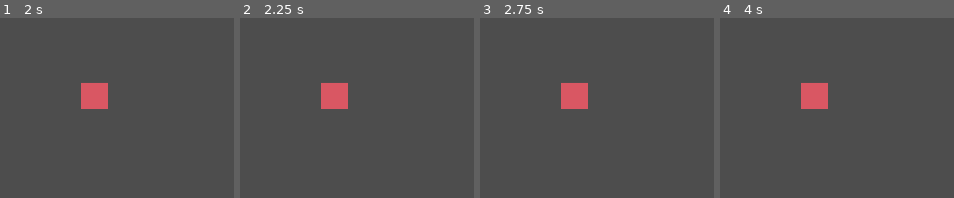
Above: before the commit, frames 1-4 (left to right).
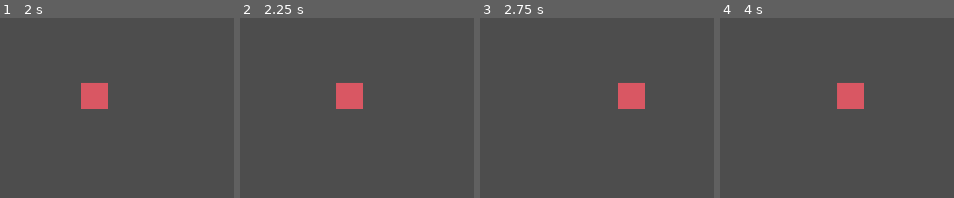
Above: after the commit, the same moments.

Repository: jake6724/swap_coop
Game: Godot game, scene res://scenes/Main.tscn
The game is run twice, just before and just after one commit, with the same random seed, the same clock (stepped at 60 frames per second) and the same inputs.
Inputs (mouse positions are in pixels of both pictures, inside the frame that each line leads up to):
- Up to frame 1 (2 s): click (91, 180) at 0.52 s; type "12" at 0.6 s; click "Host" at 1.25 s
- Up to frame 2 (2.25 s): tap Enter at 2 s; hold D (move_right, bound only after the commit) from 2.03 s (still down)
- Up to frame 3 (2.75 s): keep holding D (move_right, bound only after the commit)
- Up to frame 4 (4 s): release D (move_right, bound only after the commit) at 2.78 s; hold A (move_left, bound only after the commit) 2.78-3.53 s; hold D (move_right, bound only after the commit) from 3.53 s (still down)

Frame 1 is identical in both runs. In frame 2, 1.9% of the frame differs, in the area x 34-53%, y 36-51%; in frame 3, 3.3%, in the area x 34-71%, y 36-51%; in frame 4, 3.3%.

Commit message:
add initial multiplayer support

Diff:
--- a/project.godot
+++ b/project.godot
@@ -25,3 +25,26 @@
 window/size/viewport_width=1920
 window/size/viewport_height=1080
 window/stretch/mode="viewport"
+
+[input]
+
+move_left={
+"deadzone": 0.2,
+"events": [Object(InputEventKey,"resource_local_to_scene":false,"resource_name":"","device":-1,"window_id":0,"alt_pressed":false,"shift_pressed":false,"ctrl_pressed":false,"meta_pressed":false,"pressed":false,"keycode":0,"physical_keycode":65,"key_label":0,"unicode":97,"location":0,"echo":false,"script":null)
+]
+}
+move_right={
+"deadzone": 0.2,
+"events": [Object(InputEventKey,"resource_local_to_scene":false,"resource_name":"","device":-1,"window_id":0,"alt_pressed":false,"shift_pressed":false,"ctrl_pressed":false,"meta_pressed":false,"pressed":false,"keycode":0,"physical_keycode":68,"key_label":0,"unicode":100,"location":0,"echo":false,"script":null)
+]
+}
+move_up={
+"deadzone": 0.2,
+"events": [Object(InputEventKey,"resource_local_to_scene":false,"resource_name":"","device":-1,"window_id":0,"alt_pressed":false,"shift_pressed":false,"ctrl_pressed":false,"meta_pressed":false,"pressed":false,"keycode":0,"physical_keycode":87,"key_label":0,"unicode":119,"location":0,"echo":false,"script":null)
+]
+}
+move_down={
+"deadzone": 0.2,
+"events": [Object(InputEventKey,"resource_local_to_scene":false,"resource_name":"","device":-1,"window_id":0,"alt_pressed":false,"shift_pressed":false,"ctrl_pressed":false,"meta_pressed":false,"pressed":false,"keycode":0,"physical_keycode":83,"key_label":0,"unicode":115,"location":0,"echo":false,"script":null)
+]
+}
--- a/scenes/Fighter.tscn
+++ b/scenes/Fighter.tscn
@@ -1,7 +1,18 @@
-[gd_scene load_steps=4 format=3 uid="uid://b8idrlblbxcxq"]
+[gd_scene load_steps=7 format=3 uid="uid://b8idrlblbxcxq"]
 
 [ext_resource type="Texture2D" uid="uid://2lbn3fpxs7h0" path="res://assets/fighter_temp.png" id="1_5kbbp"]
-[ext_resource type="Script" path="res://scripts/fighter.gd" id="2_qf0i6"]
+[ext_resource type="Script" uid="uid://f35i11w8l8ck" path="res://scripts/fighter.gd" id="2_qf0i6"]
+[ext_resource type="Script" uid="uid://4dcajp53mign" path="res://scripts/multiplayer_input.gd" id="2_un5nr"]
+
+[sub_resource type="SceneReplicationConfig" id="SceneReplicationConfig_un5nr"]
+properties/0/path = NodePath(".:fighter_id")
+properties/0/spawn = true
+properties/0/replication_mode = 1
+
+[sub_resource type="SceneReplicationConfig" id="SceneReplicationConfig_stky8"]
+properties/0/path = NodePath("InputSynchronizer:input_direction")
+properties/0/spawn = true
+properties/0/replication_mode = 1
 
 [sub_resource type="CapsuleShape2D" id="CapsuleShape2D_qf0i6"]
 radius = 32.0
@@ -10,6 +21,13 @@
 [node name="Fighter" type="CharacterBody2D"]
 script = ExtResource("2_qf0i6")
 
+[node name="FighterSynchronizer" type="MultiplayerSynchronizer" parent="."]
+replication_config = SubResource("SceneReplicationConfig_un5nr")
+
+[node name="InputSynchronizer" type="MultiplayerSynchronizer" parent="."]
+replication_config = SubResource("SceneReplicationConfig_stky8")
+script = ExtResource("2_un5nr")
+
 [node name="Sprite2D" type="Sprite2D" parent="."]
 texture = ExtResource("1_5kbbp")
 
--- a/scripts/fighter.gd
+++ b/scripts/fighter.gd
@@ -1,2 +1,28 @@
 class_name Fighter
 extends CharacterBody2D
+
+@export var fighter_id: int # MUST be set by the multiplayer manager (order of this might need to change)
+
+@onready var input_sychronizer: MultiplayerSynchronizer = $InputSynchronizer
+
+var direction: float
+var speed: float = 200
+
+func _ready():
+	input_sychronizer.set_multiplayer_authority(fighter_id)
+
+func apply_movement_from_input(delta):
+	direction = input_sychronizer.input_direction
+	print(direction)
+	if direction > 0.0:
+		velocity.x = speed
+	elif direction < 0.0:
+		velocity.x = -speed
+	else:
+		velocity.x = move_toward(velocity.x, 0, speed)
+
+	move_and_slide()
+
+func _physics_process(delta):
+	if multiplayer.is_server():
+		apply_movement_from_input(delta)
--- /dev/null
+++ b/scripts/multiplayer_input.gd
@@ -0,0 +1,17 @@
+extends MultiplayerSynchronizer
+
+var input_direction: float
+
+func _ready():
+	# Only collect input on the client that has authority (don't let host collect for client)
+	if get_multiplayer_authority() != multiplayer.get_unique_id():
+		set_process(false)
+		set_process(false)
+
+	input_direction = Input.get_axis("move_left", "move_right")
+
+func _physics_process(delta):
+	input_direction = Input.get_axis("move_left", "move_right")
+
+func _process(delta):
+	pass
--- a/scripts/multiplayer_manager.gd
+++ b/scripts/multiplayer_manager.gd
@@ -15,7 +15,13 @@
 	server_peer.create_server(server_port)
 	multiplayer.multiplayer_peer = server_peer
 	Logger.log("Host server created")
-	spawn_player()
+	# spawn_player()
+
+	# Signals
+	multiplayer.peer_connected.connect(spawn_player)
+
+	spawn_player(1)
+
 	return 0
 
 func join_as_player_2() -> int:
@@ -23,15 +29,16 @@
 	client_peer.create_client(server_ip, server_port)
 	multiplayer.multiplayer_peer = client_peer # IMPORTANT
 	Logger.log("Joined as player 2 client")
-	spawn_player()
+	# spawn_player()
 	return 0
 
-func spawn_player():
+func spawn_player(id: int):
 	var new_fighter = fighter_scene.instantiate()
+	new_fighter.fighter_id = id
+	new_fighter.name = str(id)
 	fighter_parent.add_child(new_fighter)
 	Logger.log("New fighter spwaned")
 
 
-
 func set_server_ip(new_ip):
 	server_ip = new_ip
Binary file added: assets/hidden_iron_3x3_minimal.png
Not shown, added: assets/hidden_iron_3x3_minimal.png.import
Not shown, added: scripts/multiplayer_input.gd.uid
